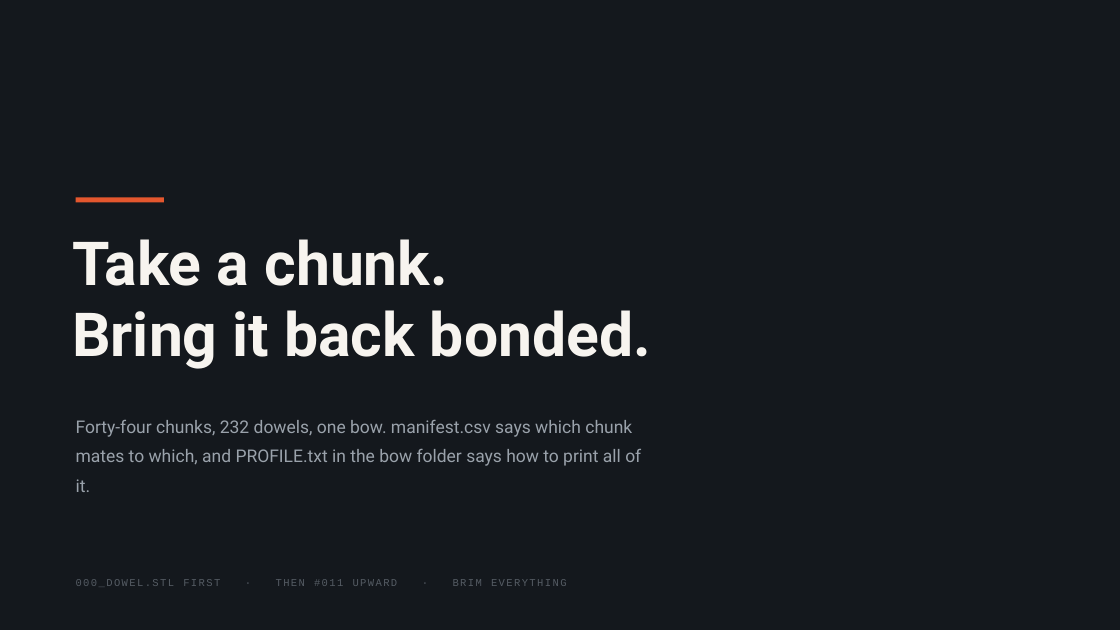
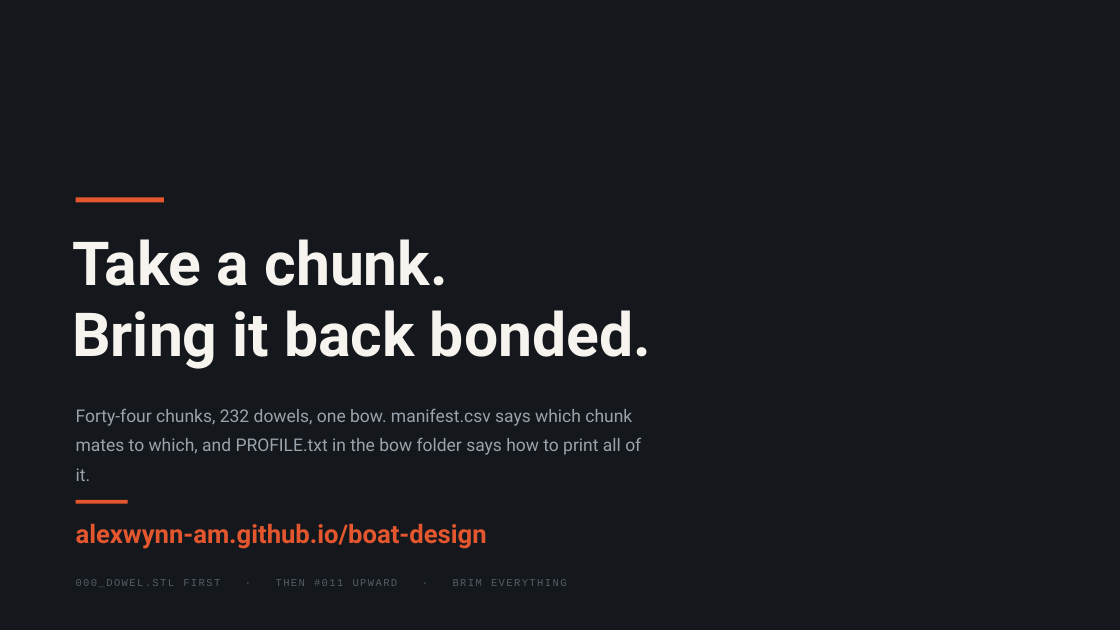
Before and after one commit to AlexWynn-AM/boat-design, a slide deck: slide 11 of herestuck_boat_build_day.pptx. Drawn at 1120x630 pixels with LibreOffice and Linux fonts; fonts in the diff are those of the drawing. Boxes give left, top, right and bottom in pixels: in the first picture for what was removed or moved away, otherwise in the second. Text is boxed around its words. In the diff, an @@ line names an element or a change of style, - is before the commit and + after.

```diff
--- a/herestuck_boat_build_day.pptx
+++ b/herestuck_boat_build_day.pptx
@@ text "Forty-four chunks, 232 dowels, one ...": place and size @@
-text "Forty-four chunks, 232 dowels, one ..." at <box>76,420,641,492</box>
+text "Forty-four chunks, 232 dowels, one ..." at <box>76,409,641,481</box>
@@ rectangle added at <box>76,500,128,503</box>, fill #E4572E @@
@@ text added at <box>76,523,487,549</box>, 22 pt, text #E4572E, bold @@
+alexwynn-am.github.io/boat-design
```
Also in this commit, not shown: 1 other slide changed, 1 other file.
